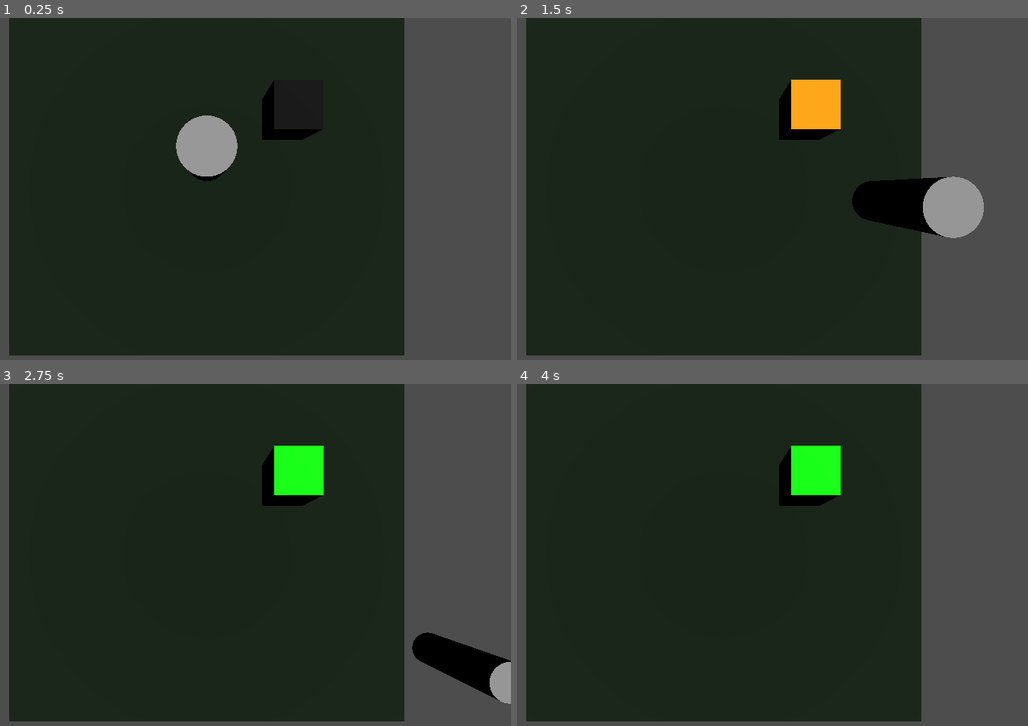
Above: before the commit, frames 1-4 (two rows, left to right).
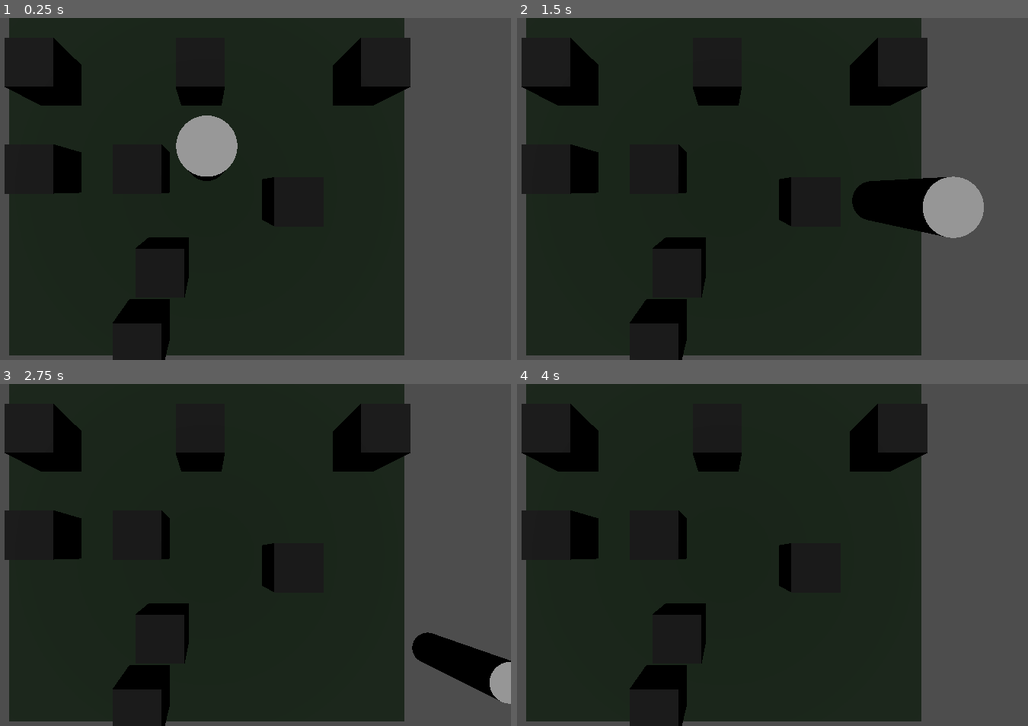
Above: after the commit, the same moments.

Repository: KyleRyan16/compo-rhythm
Game: Godot game, scene res://Main.tscn
Same seed, same stepped clock (60 frames per second), same inputs: the game is played once before the commit and once after it. Sound files missing from this copy of the repository are replaced by a short silence.
Inputs (mouse positions are in pixels of both pictures, inside the frame that each line leads up to):
- Up to frame 1 (0.25 s): no input
- Up to frame 2 (1.5 s): tap Enter (ui_accept) at 0.5, 0.77 s; move the mouse to (859, 171) at 0.52 s; press the mouse at (859, 171) at 0.53 s; hold Right (ui_right) 0.53-1.28 s; move the mouse to (603, 206) at 1.27 s; release the mouse at (603, 206) at 1.28 s; hold Down (ui_down) from 1.28 s (still down); click (603, 206) at 1.35 s
- Up to frame 3 (2.75 s): tap Enter (ui_accept) at 1.52 s; move the mouse to (265, 479) at 2.02 s; release Down (ui_down) at 2.03 s; press the mouse at (265, 479) at 2.03 s; hold Right (ui_right) from 2.03 s (still down)
- Up to frame 4 (4 s): move the mouse to (695, 623) at 2.77 s; release Right (ui_right) at 2.78 s; release the mouse at (695, 623) at 2.78 s; hold Up (ui_up) 2.78-3.53 s; click (695, 623) at 2.85 s; tap Enter (ui_accept) at 3.02, 3.5, 3.77 s; move the mouse to (905, 606) at 3.52 s; press the mouse at (905, 606) at 3.53 s; hold Left (ui_left) from 3.53 s (still down)

The runs differ from the first frame. In frame 1, 6.5% of the frame differs, in the area x 0-81%, y 5-100%; in frame 2, 7.9%; in frame 3, 7.9%; in frame 4, 7.9%.

Commit message:
feat: add basic music track, syncing metronome and events to its beats

Diff:
--- a/Main.tscn
+++ b/Main.tscn
@@ -10,7 +10,28 @@
 script = ExtResource("1_fos0i")
 
 [node name="TestEventSource" parent="." unique_id=1791167107 instance=ExtResource("4_cm0pq")]
-transform = Transform3D(1, 0, 0, 0, 1, 0, 0, 0, 1, 1.8675723, 0.8721523, -0.93685985)
+transform = Transform3D(1, 0, 0, 0, 1, 0, 0, 0, 1, -0.13242769, 0.8721523, -1.7902644)
+
+[node name="TestEventSource4" parent="." unique_id=1141127894 instance=ExtResource("4_cm0pq")]
+transform = Transform3D(1, 0, 0, 0, 1, 0, 0, 0, 1, 3.6285615, 0.8721523, -1.7902644)
+
+[node name="TestEventSource5" parent="." unique_id=243532386 instance=ExtResource("4_cm0pq")]
+transform = Transform3D(1, 0, 0, 0, 1, 0, 0, 0, 1, -3.6058908, 0.8721523, -1.7902644)
+
+[node name="TestEventSource6" parent="." unique_id=530290499 instance=ExtResource("4_cm0pq")]
+transform = Transform3D(1, 0, 0, 0, 1, 0, 0, 0, 1, -3.6058908, 0.8721523, 0.3722129)
+
+[node name="TestEventSource7" parent="." unique_id=211255731 instance=ExtResource("4_cm0pq")]
+transform = Transform3D(1, 0, 0, 0, 1, 0, 0, 0, 1, -1.4127545, 0.8721523, 0.3722129)
+
+[node name="TestEventSource8" parent="." unique_id=964772083 instance=ExtResource("4_cm0pq")]
+transform = Transform3D(1, 0, 0, 0, 1, 0, 0, 0, 1, -1.4127545, 0.8721523, 4.0001864)
+
+[node name="TestEventSource2" parent="." unique_id=743710958 instance=ExtResource("4_cm0pq")]
+transform = Transform3D(1, 0, 0, 0, 1, 0, 0, 0, 1, 1.8675723, 0.8721523, 1.038768)
+
+[node name="TestEventSource3" parent="." unique_id=1786509375 instance=ExtResource("4_cm0pq")]
+transform = Transform3D(1, 0, 0, 0, 1, 0, 0, 0, 1, -0.94972134, 0.8721523, 2.4848394)
 
 [node name="conductor" parent="." unique_id=1406137218 instance=ExtResource("5_fos0i")]
 script = null
--- a/Scripts/conductor.gd
+++ b/Scripts/conductor.gd
@@ -1,6 +1,12 @@
 extends AudioStreamPlayer
 
-var bpm : float = 60
+# General conductor state
+var _is_playing: bool = false
+
+# Audio thread state
+var _song_time_audio: float = -100
+
+@export var bpm : float = 60
 var beats_per_bar : int = 4
 
 # Tracking the beat
@@ -15,13 +21,63 @@
 var _song_time_begin: float = 0
 var _song_time_system: float = 0
 
+# Filtered time state
+var _filter: OneEuroFilter
+var _filtered_audio_system_delta: float = 0
+
+# Determining how close to the beat an event is
+var closest = 0
+var time_off_beat = 0.0
+
+# Calling this is expensive, so cache the value. This should not change.
+var _cached_output_latency: float = AudioServer.get_output_latency()
+
+## Offset (in milliseconds) of when the 1st beat of the song is in the audio
+## file. [code]5000[/code] means the 1st beat happens 5 seconds into the track.
+@export var first_beat_offset_ms: int = 0
+
+@export_group("Filter Parameters")
+## [code]cutoff[/code] for the 1€ filter. Decrease to reduce jitter.
+@export var allowed_jitter: float = 0.1
+## [code]beta[/code] for the 1€ filter. Increase to reduce lag.
+@export var lag_reduction: float = 5
+
+@onready var timing_track : TimingTrack = $TimingTrack
+@onready var metronome : Metronome = $Metronome
+
 func _ready():
 	_song_time_begin = (Time.get_ticks_usec() / 1000000.0)
 	metronome.start()
 	print("Current Beat: ", current_beat_cached)
 
 func _process(delta: float) -> void:
-	# Calculate the song time using the system clock at render rate. This
+	if not _is_playing:
+		return
+
+	# Handle a web bug where AudioServer.get_time_since_last_mix() occasionally
+	# returns unsigned 64-bit integer max value. This is likely due to minor
+	# timing issues between the main/audio threads, thus causing an underflow
+	# in the engine code.
+	var last_mix := AudioServer.get_time_since_last_mix()
+	if last_mix > 1000:
+		last_mix = 0
+
+	# First, calculate the song time using data from the audio thread. This
+	# value is very jittery, but will always match what the player is hearing.
+	_song_time_audio = (
+			get_playback_position()
+			# The 1st beat may not start at second 0 of the audio track. Compensate
+			# with an offset setting.
+			- first_beat_offset_ms / 1000.0
+			# For most platforms, the playback position value updates in chunks,
+			# with each chunk being one "mix". Smooth this out by adding in the time
+			# since the last chunk was processed.
+			+ last_mix
+			# Current processed audio is heard later.
+			- _cached_output_latency
+		)
+
+	# Next, calculate the song time using the system clock at render rate. This
 	# value is very stable, but can drift from the playing audio due to pausing,
 	# stuttering, etc.
 	_song_time_system = (Time.get_ticks_usec() / 1000000.0) - _song_time_begin
@@ -34,16 +90,55 @@
 
 	process_track()
 
-# Filtered time state
-var _filter: OneEuroFilter
-var _filtered_audio_system_delta: float = 0
+func _physics_process(delta: float) -> void:
+	if not _is_playing:
+		return
 
-# Determining how close to the beat an event is
-var closest = 0
-var time_off_beat = 0.0
+	# To have the best of both the audio-based time and system-based time, we
+	# apply a smoothing filter (1€ filter) on the delta between the two values,
+	# then add it to the system-based time. This allows us to have a stable
+	# value that is also always accurate to what the player hears.
+	#
+	# Notes:
+	# - The 1€ filter jitter reduction is more effective on values that don't
+	#   change drastically between samples, so we filter on the delta (generally
+	#   less variable between frames) rather than the time itself.
+	# - We run the filter step in _physics_process to reduce the variability of
+	#   different systems' update rates. The filter params are specifically
+	#   tuned for 60 UPS.
+	var audio_system_delta := _song_time_audio - _song_time_system
+	_filtered_audio_system_delta = _filter.filter(audio_system_delta, delta)
 
-@onready var timing_track : TimingTrack = $TimingTrack
-@onready var metronome : Metronome = $Metronome
+	# Uncomment this to show the difference between raw and filtered time.
+	#var song_time := _song_time_system + _filtered_audio_system_delta
+	#print("Error: %+.1f ms" % [abs(song_time - _song_time_audio) * 1000.0])
+
+
+
+func start() -> void:
+	var filter_args := {
+		"cutoff": allowed_jitter,
+		"beta": lag_reduction,
+	}
+	_filter = OneEuroFilter.new(filter_args)
+
+	play()
+	_is_playing = true
+
+	# Capture the start of the song using the system clock.
+	_song_time_begin = (
+			Time.get_ticks_usec() / 1000000.0
+			# The 1st beat may not start at second 0 of the audio track. Compensate
+			# with an offset setting.
+			+ first_beat_offset_ms / 1000.0
+			# Playback does not start immediately, but only when the next audio
+			# chunk is processed (the "mix" step). Add in the time until that
+			# happens.
+			+ AudioServer.get_time_to_next_mix()
+			# Add in additional output latency.
+			+ _cached_output_latency
+		)
+
 
 
 ## Returns the duration of one beat (in seconds).
--- a/Scripts/event_source.gd
+++ b/Scripts/event_source.gd
@@ -8,12 +8,18 @@
 
 var status : RuleSet.WindowStatus
 
+var is_overlapping : bool = false
+
 @onready var mesh : MeshInstance3D = $Mesh
 
 # Called when the node enters the scene tree for the first time.
 func _ready() -> void:
 	mesh.get_active_material(0).albedo_color = Color.BLACK
 	pass # Replace with function body.
+
+func _process(delta: float) -> void:
+	if is_overlapping && events.is_empty():
+		queue_event()
 
 func process_beat_event(event : BeatEvent, result : RuleSet.EventResult):
 	print("processing beat event, result: ",  RuleSet.EventResult.keys()[result])
@@ -24,6 +30,13 @@
 	mesh.get_active_material(0).albedo_color = color
 
 func _on_area_3d_body_shape_entered(body_rid: RID, body: Node3D, body_shape_index: int, local_shape_index: int) -> void:
+	is_overlapping = true
+
+func _on_area_3d_body_shape_exited(body_rid: RID, body: Node3D, body_shape_index: int, local_shape_index: int) -> void:
+	is_overlapping = false
+
+
+func queue_event():
 	var event : BeatEvent = Conductor.add_event_to_track(1)
 	event.result.connect(process_beat_event)
 	event.update.connect(process_status_update)
--- a/Scripts/main.gd
+++ b/Scripts/main.gd
@@ -4,7 +4,7 @@
 # Called when the node enters the scene tree for the first time.
 func _ready() -> void:
 	await get_tree().create_timer(0.5).timeout
-	Conductor.play()
+	Conductor.start()
 
 
 # Called every frame. 'delta' is the elapsed time since the previous frame.
--- a/Scripts/metronome.gd
+++ b/Scripts/metronome.gd
@@ -22,4 +22,6 @@
 
 
 func start() -> void:
+	var curr_beat : float = Conductor.get_current_beat() + _cached_latency
+	_last_beat = max(_last_beat, curr_beat)
 	_playing = true
--- a/Scripts/timing_track.gd
+++ b/Scripts/timing_track.gd
@@ -45,7 +45,8 @@
 
 
 func get_timing_result(current_beat : float, event_beat : float) -> RuleSet.EventResult:
-	var time_diff_ms : float = get_time_diff_ms(current_beat, event_beat)
+	var time_diff_ms : float = abs(get_time_diff_ms(current_beat, event_beat))
+	print(time_diff_ms)
 	for timing_window in RuleSet.timing_windows_ms:
 		if time_diff_ms <= timing_window:
 			return RuleSet.timing_windows_ms[timing_window]
--- a/conductor.tscn
+++ b/conductor.tscn
@@ -1,13 +1,18 @@
 [gd_scene format=3 uid="uid://dry8gufuf4jb"]
 
 [ext_resource type="Script" uid="uid://bx07fqttcpv6" path="res://Scripts/conductor.gd" id="1_dbxwv"]
+[ext_resource type="AudioStream" uid="uid://dta5ihjfscdjx" path="res://the_comeback2.ogg" id="1_s6bxt"]
 [ext_resource type="Script" uid="uid://2rp2p3vh772j" path="res://Scripts/timing_track.gd" id="2_ii0ch"]
 [ext_resource type="AudioStream" uid="uid://b1cbkpwqahma7" path="res://Perc_MetronomeQuartz_hi.wav" id="3_x67ht"]
 [ext_resource type="Script" uid="uid://dpes0xc1mj66k" path="res://Scripts/metronome.gd" id="4_x67ht"]
 
 [node name="Conductor" type="AudioStreamPlayer" unique_id=967332129]
 process_mode = 3
+stream = ExtResource("1_s6bxt")
+volume_db = -12.0
 script = ExtResource("1_dbxwv")
+bpm = 116.0
+first_beat_offset_ms = 8283
 
 [node name="TimingTrack" type="Node" parent="." unique_id=1403991916]
 script = ExtResource("2_ii0ch")
--- a/example_event_source.tscn
+++ b/example_event_source.tscn
@@ -5,6 +5,7 @@
 [sub_resource type="BoxMesh" id="BoxMesh_sgvrc"]
 
 [sub_resource type="StandardMaterial3D" id="StandardMaterial3D_ndccc"]
+resource_local_to_scene = true
 
 [sub_resource type="BoxShape3D" id="BoxShape3D_sgvrc"]
 size = Vector3(2, 1, 2)
@@ -25,3 +26,4 @@
 debug_color = Color(0.9286163, 3.3691525e-05, 0.6659409, 0.41960785)
 
 [connection signal="body_shape_entered" from="." to="TestEventSource" method="_on_area_3d_body_shape_entered"]
+[connection signal="body_shape_exited" from="." to="TestEventSource" method="_on_area_3d_body_shape_exited"]
--- a/project.godot
+++ b/project.godot
@@ -13,7 +13,7 @@
 config/name="GodotTests"
 run/main_scene="res://Main.tscn"
 config/features=PackedStringArray("4.6", "GL Compatibility")
-run/max_fps=120
+run/max_fps=240
 config/icon="res://icon.svg"
 
 [autoload]
Not shown, added: Scripts/the_comeback2.ogg.import
Not shown, added: the_comeback2.ogg.import
Not shown, added: Scripts/the_comeback2.ogg
Not shown, added: the_comeback2.ogg
